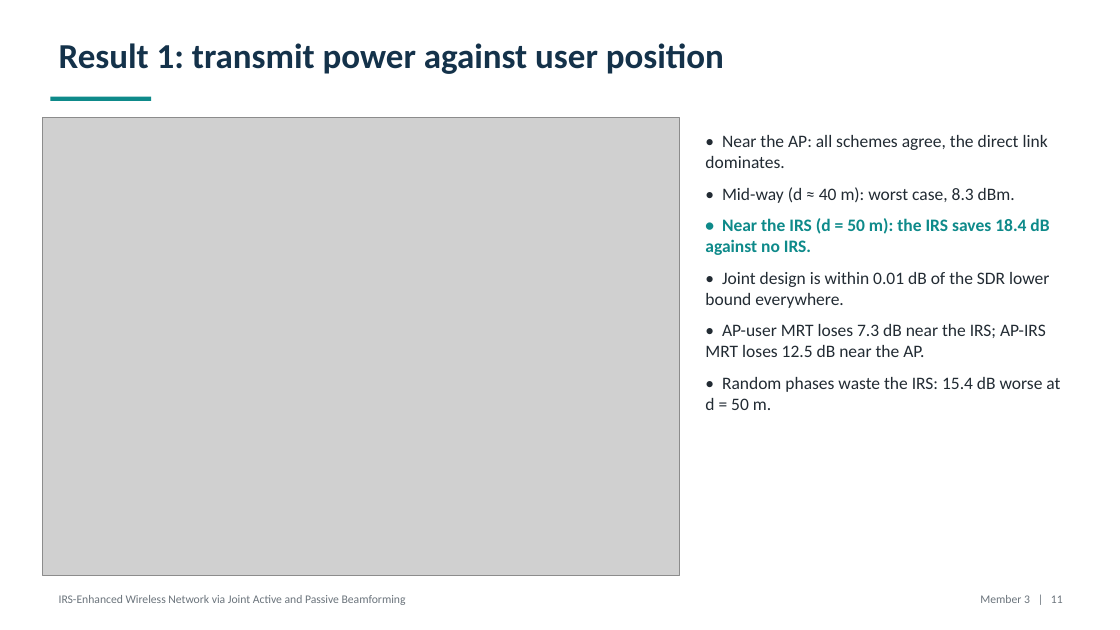
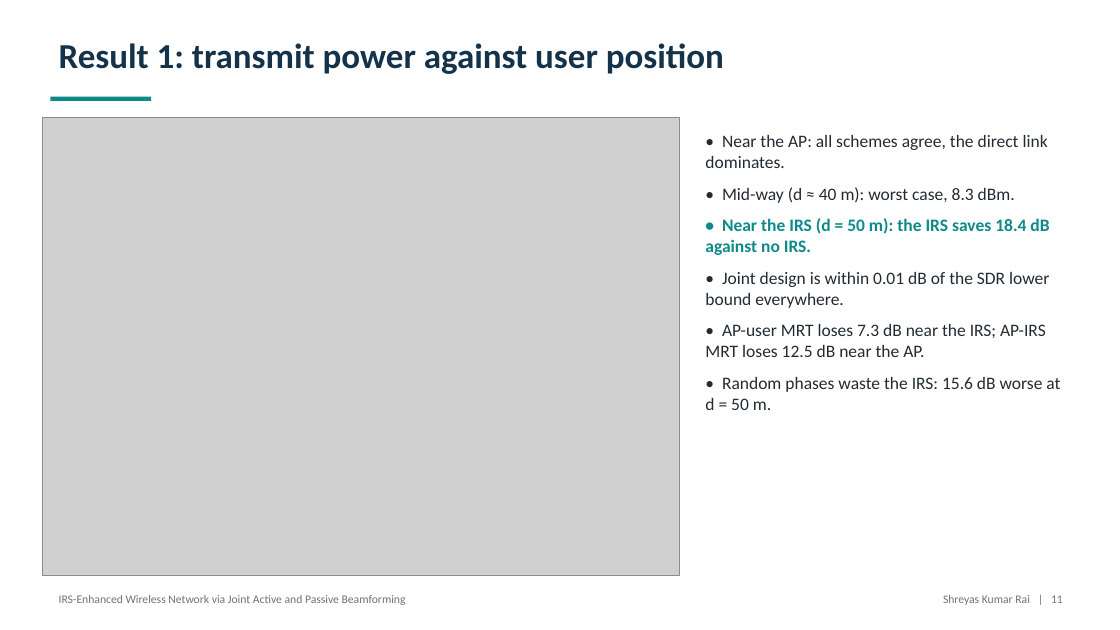
Before and after one commit to SKARAlpha0407/wcom-irs-beamforming, a slide deck: slide 11 of presentation/WCom_Project_Presentation.pptx. Drawn at 1120x630 pixels with LibreOffice and Linux fonts; fonts in the diff are those of the drawing; grey boxes stand for pictures. Boxes give left, top, right and bottom in pixels: in the first picture for what was removed or moved away, otherwise in the second. Text is boxed around its words. In the diff, an @@ line names an element or a change of style, - is before the commit and + after.

```diff
--- a/presentation/WCom_Project_Presentation.pptx
+++ b/presentation/WCom_Project_Presentation.pptx
@@ text at (705,377,1060,410): text changed @@
-• Random phases waste the IRS: 15.4 dB worse at d = 50 m.
+• Random phases waste the IRS: 15.6 dB worse at d = 50 m.
@@ text at (943,595,1063,605): text changed @@
-Member 3 | 11
+Shreyas Kumar Rai | 11
```
Also in this commit, not shown: 15 other slides changed, 18 other files.
